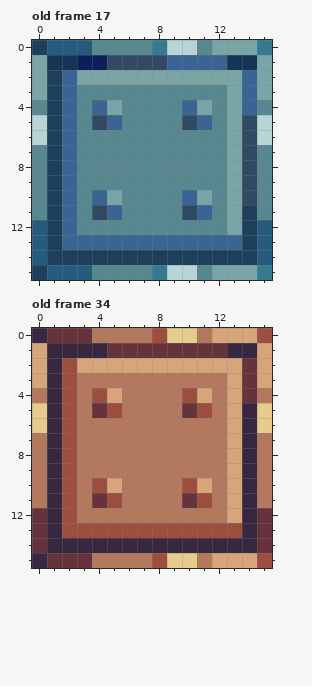
Pixel-art file: public/assets/graphics/snek-pipes.ase. Above, as it was before the edit.
16x16 pixels, 119 frames. Colours within 5 levels of each other are drawn and written as one. Shown: old frame 17, old frame 34. The commit also changed other frames, which this record leaves out.
The result:
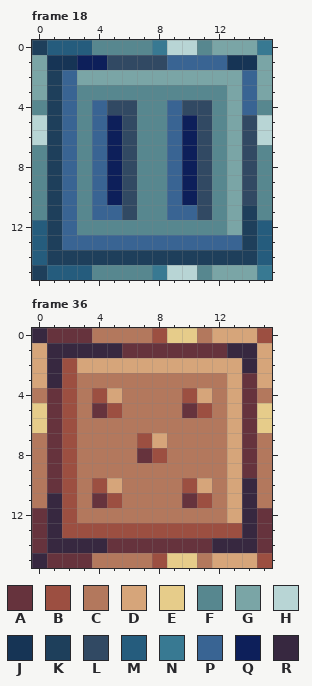
Palette (. is transparent): A #66333d  B #9c4f41  C #b3785d  D #d6a57a  E #e6cc8a  F #57878f  G #7aa5a6  H #b8d5d5  J #163455  K #1e3f5b  L #314963  M #255c7d  N #387992  P #396493  Q #0d1f5a  R #372840
A new or re-ordered frame is compared with the old frame closest to it.
What changed:
frames 119 -> 139
--- frame 18 is new; against old frame 17, layer "Layer 1"
@@ x 0..15 @@
  3 GKPFFFFFFFFFFGPG
- 4 FKPFPGFFFFPGFGPF
- 5 HKPFLPFFFFLPFGLH
- 6 HKPFFFFFFFFFFGLH
- 7 FKPFFFFFFFFFFGLF
- 8 FKPFFFFFFFFFFGLF
- 9 FKPFFFFFFFFFFGLF
-10 FKPFPGFFFFPGFGLF
-11 FKPFLPFFFFLPFGKF
+ 4 FKPFPLLFFPLLFGPF
+ 5 HKPFPQLFFPQLFGLH
+ 6 HKPFPQLFFPQLFGLH
+ 7 FKPFPQLFFPQLFGLF
+ 8 FKPFPQLFFPQLFGLF
+ 9 FKPFPQLFFPQLFGLF
+10 FKPFPQLFFPQLFGLF
+11 FKPFPPLFFPPLFGKF
 12 MKPFFFFFFFFFFGKM
--- frame 36 against old frame 34, layer "Layer 1"
@@ x 0..15 @@
  0 RAAACCCCBEECDDDB
- 1 DRRRRAAAAAAAARRD
- 2 DRBDDDDDDDDDDDAD
+ 1 DRRRRRAAAAAAARRD
+ 2 DRBDDDDDDDDDDDRD
  3 DRBCCCCCCCCCCDAD
- 4 CRBCBDCCCCBDCDAC
- 5 ERBCABCCCCABCDRE
- 6 ERBCCCCCCCCCCDRE
- 7 CRBCCCCCCCCCCDRC
- 8 CRBCCCCCCCCCCDRC
- 9 CRBCCCCCCCCCCDRC
-10 CRBCBDCCCCBDCDRC
+ 4 CABCBDCCCCBDCDAC
+ 5 EABCABCCCCABCDAE
+ 6 EABCCCCCCCCCCDAE
+ 7 CABCCCCBDCCCCDAC
+ 8 CABCCCCABCCCCDAC
+ 9 CABCCCCCCCCCCDAC
+10 CABCBDCCCCBDCDRC
 11 CRBCABCCCCABCDRC
@@ x 3..13 @@
 13 BBBBBBBBBBB
-14 RRRRRRRRRRR
+14 RRAAAAAAARR
 15 ACCCCBEECDD
Changed places in both pictures, as pixel boxes (x1, y1, x2, y2):
changed: (92, 100, 212, 220)
changed: (47, 343, 257, 553)
